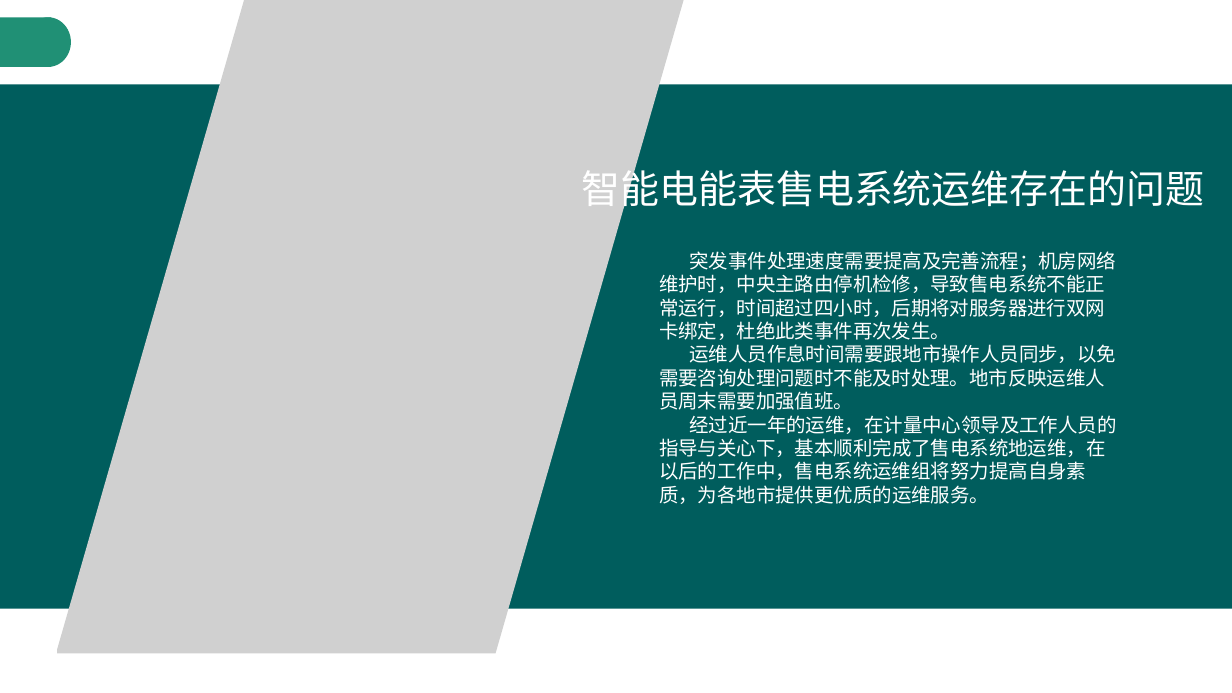
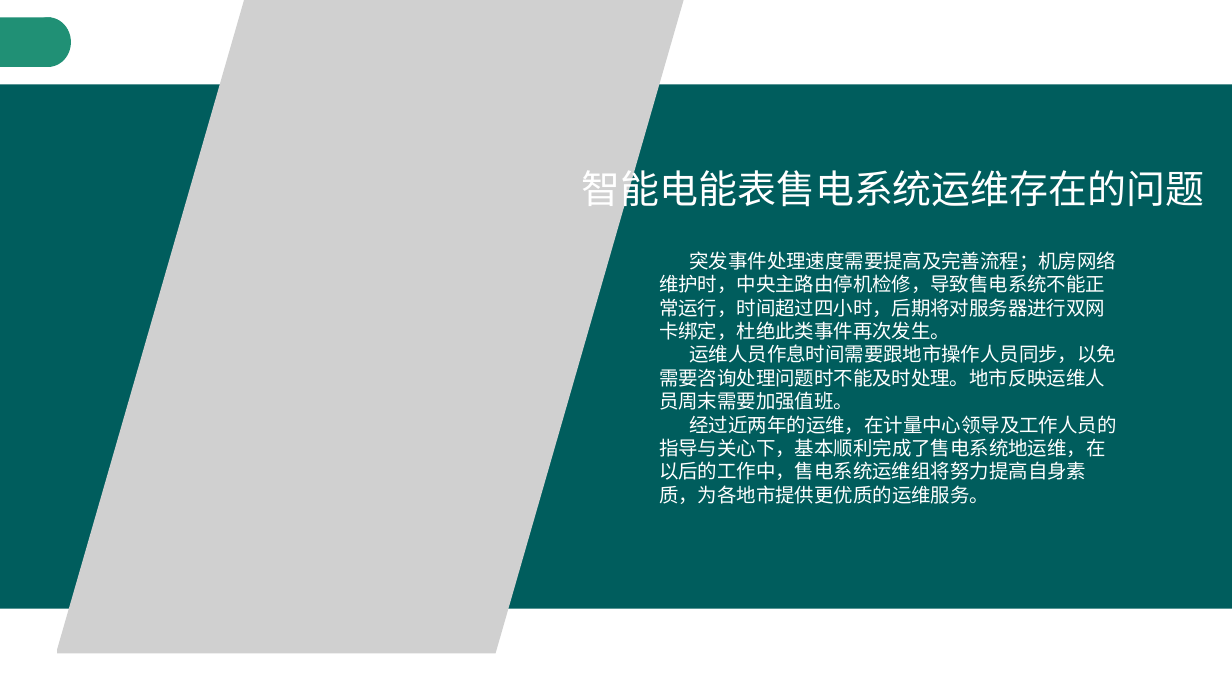
Before and after one commit to cuda-convnet/-2018, a slide deck: slide 11 of 智能电能表售电系统验收报告.pptx. Drawn at 1232x693 pixels with LibreOffice and Linux fonts; fonts in the diff are those of the drawing; grey boxes stand for pictures. Boxes give left, top, right and bottom in pixels: in the first picture for what was removed or moved away, otherwise in the second. Text is boxed around its words. In the diff, an @@ line names an element or a change of style, - is before the commit and + after.

```diff
--- a/智能电能表售电系统验收报告.pptx
+++ b/智能电能表售电系统验收报告.pptx
@@ text at [659,415,1116,504]: text changed @@
-经过近一年的运维，在计量中心领导及工作人员的指导与关心下，基本顺利完成了售电系统地运维，在以后的工作中，售电系统运维组将努力提高自身素质，为各地市提供更优质的运维服务。
+经过近两年的运维，在计量中心领导及工作人员的指导与关心下，基本顺利完成了售电系统地运维，在以后的工作中，售电系统运维组将努力提高自身素质，为各地市提供更优质的运维服务。
```
Also in this commit, not shown: 6 other slides changed, 1 slide added, 2 other files.
